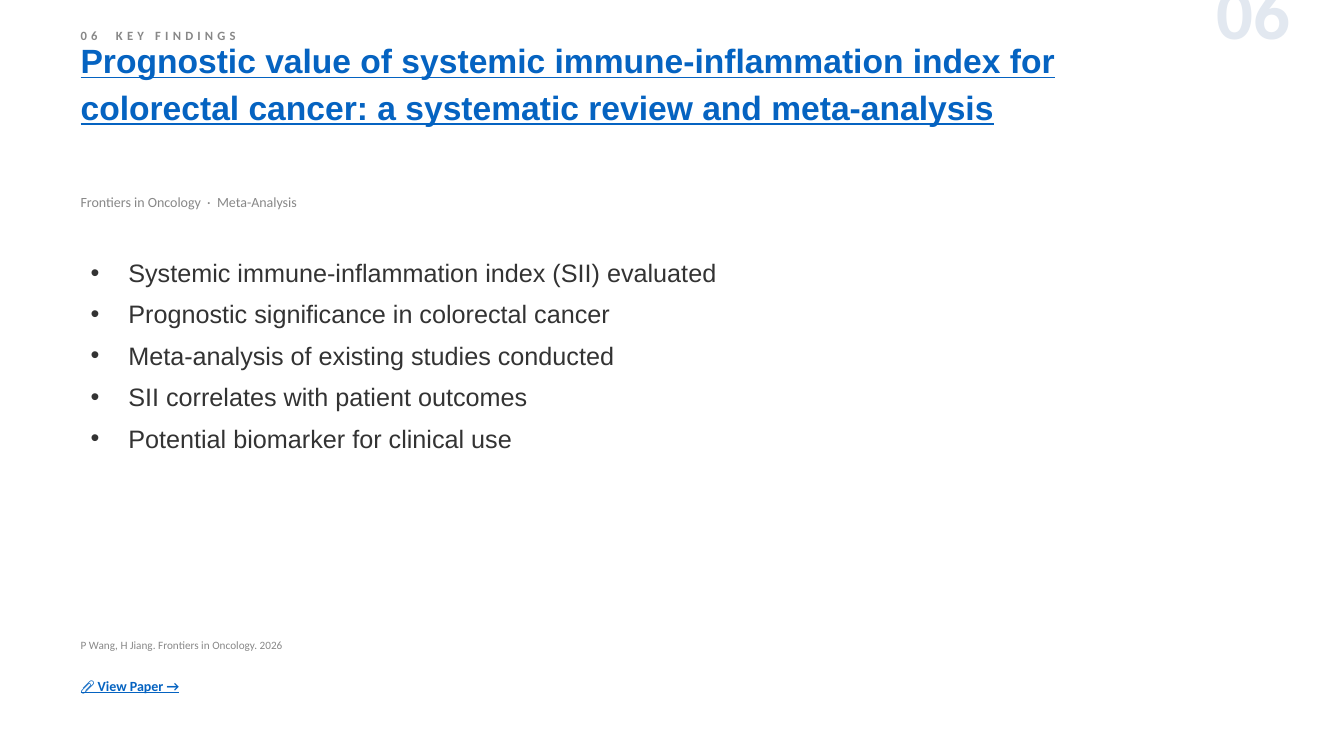
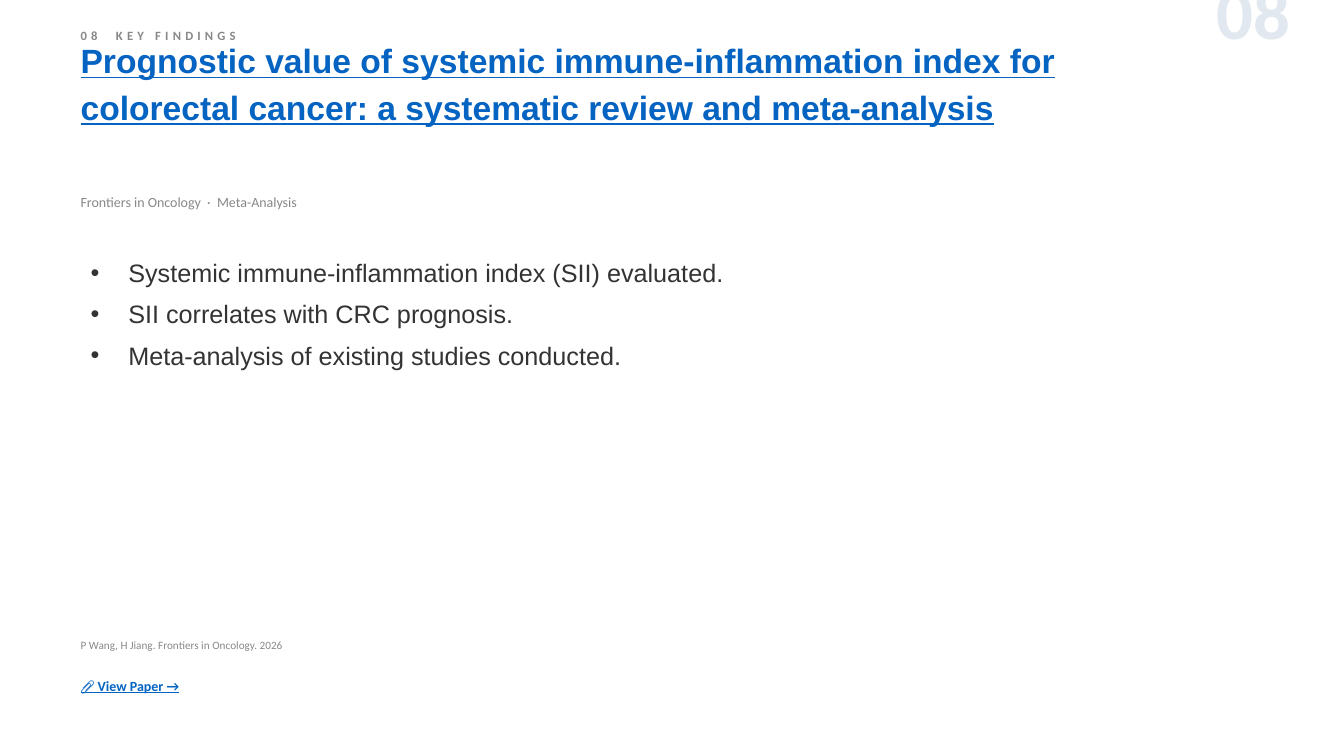
Before and after one commit to jejenhu-maker/colorectal-weekly-digest, a slide deck: slide 10 of docs/digest-en.pptx (slide 8 before the commit). Drawn at 1344x756 pixels with LibreOffice and Linux fonts; fonts in the diff are those of the drawing. Boxes give left, top, right and bottom in pixels: in the first picture for what was removed or moved away, otherwise in the second. Text is boxed around its words. In the diff, an @@ line names an element or a change of style, - is before the commit and + after.

```diff
--- a/docs/digest-en.pptx
+++ b/docs/digest-en.pptx
@@ text at box(1008, 10, 1291, 10): text changed @@
-06
+08
@@ text at box(128, 263, 723, 370): text changed @@
-• Systemic immune-inflammation index (SII) evaluated
-• Prognostic significance in colorectal cancer
-• Meta-analysis of existing studies conducted
-• SII correlates with patient outcomes
-• Potential biomarker for clinical use
+• Systemic immune-inflammation index (SII) evaluated.
+• SII correlates with CRC prognosis.
+• Meta-analysis of existing studies conducted.
```
Also in this commit, not shown: 11 other slides changed, 2 slides added, 2 slides removed, 2 other files.
